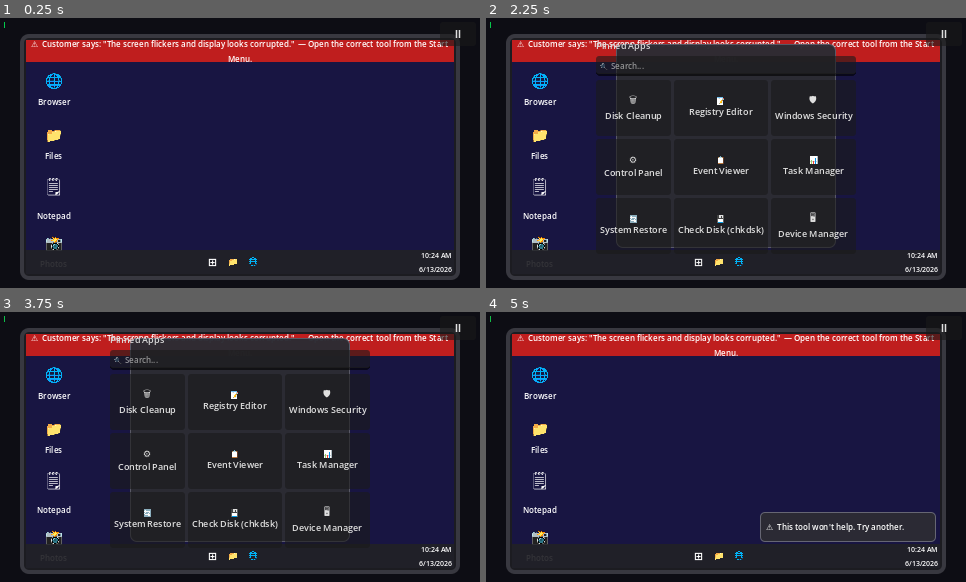
Above: before the commit, frames 1-4 (two rows, left to right).
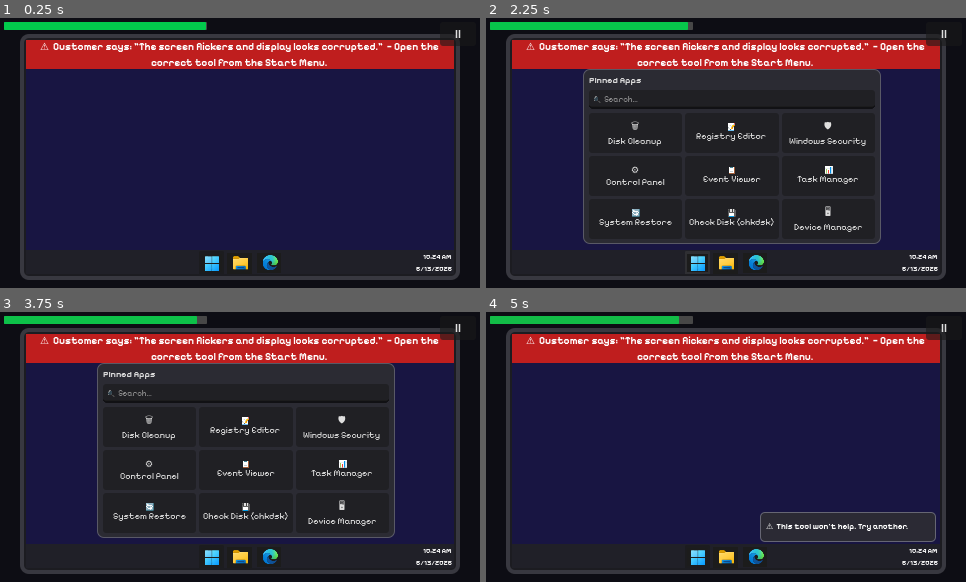
Above: after the commit, the same moments.

Repository: Raikosuu/Full-Tech-Panic_Public
Game: Godot game, scene res://scenes/minigame5_diagnostics.tscn
Same seed, same stepped clock (60 frames per second), same inputs: the game is played once before the commit and once after it. This scene is started directly instead of the project's main scene.
Inputs (mouse positions are in pixels of both pictures, inside the frame that each line leads up to; where the layout moved, square brackets give the same spot in the first picture):
- Up to frame 1 (0.25 s): no input
- Up to frame 2 (2.25 s): click "||" at 0.5 s; click "Resume" at 1.25 s; click (697, 263) [697, 261] at 2 s
- Up to frame 3 (3.75 s): click (240, 557) [235, 555] at 2.75 s; click (268, 557) [254, 555] at 3.5 s
- Up to frame 4 (5 s): click "🗑 Disk Cleanup" at 4.25 s

The runs differ from the first frame. In frame 1, 7.1% of the frame differs, in the area x 0-95%, y 1-95%; in frame 2, 18%; in frame 3, 18%; in frame 4, 7.5%.

Commit message:
altered font and layout to minigame 5
need to connect it to game state. as well as alter story dialogues and conditions

Diff:
--- a/scenes/minigame5_diagnostics.tscn
+++ b/scenes/minigame5_diagnostics.tscn
@@ -5,6 +5,10 @@
 [ext_resource type="PackedScene" uid="uid://bel8ij2nnxtvo" path="res://scenes/lose_screen.tscn" id="3_diag"]
 [ext_resource type="PackedScene" uid="uid://cgu8yawlh8ece" path="res://scenes/patience_bar.tscn" id="4_diag"]
 [ext_resource type="FontFile" uid="uid://castux4fucj02" path="res://assets/fonts/Pixelify_Sans/static/PixelifySans-Bold.ttf" id="5_diag"]
+[ext_resource type="Texture2D" uid="uid://d1ap6t6g8oqki" path="res://assets/buttons/Screenshot 2026-06-13 174952.png" id="6_v4nyh"]
+[ext_resource type="Texture2D" uid="uid://m6ta8evgxe08" path="res://assets/buttons/Screenshot 2026-06-13 175647.png" id="7_t8sal"]
+[ext_resource type="Texture2D" uid="uid://07ybm1g6qk3n" path="res://assets/buttons/Screenshot 2026-06-13 175747.png" id="8_3aldh"]
+[ext_resource type="FontFile" uid="uid://c1dh3d4255a1l" path="res://assets/fonts/Pixelify_Sans/static/PixelifySans-Regular.ttf" id="9_t8sal"]
 
 [sub_resource type="StyleBoxFlat" id="Style_MonitorBezel"]
 bg_color = Color(0.11, 0.11, 0.13, 1)
@@ -90,10 +94,13 @@
 text = "||"
 
 [node name="MinigameTimerBar" parent="PauseButtonLayer" unique_id=1509915047 instance=ExtResource("4_diag")]
+anchors_preset = 10
+anchor_right = 1.0
 offset_left = 4.0
 offset_top = 4.0
-offset_right = -44.0
-offset_bottom = 10.0
+offset_right = -273.0
+offset_bottom = 12.0
+grow_horizontal = 2
 
 [node name="ScreenUI" type="CanvasLayer" parent="." unique_id=726562350]
 
@@ -141,9 +148,10 @@
 color = Color(0.18, 0.05, 0.28, 0.35)
 
 [node name="SymptomBanner" type="Panel" parent="ScreenUI/MonitorFrame/Desktop" unique_id=2080233471]
-layout_mode = 0
-anchor_right = 1.0
-offset_bottom = 22.0
+layout_mode = 1
+anchors_preset = 10
+anchor_right = 1.0
+offset_bottom = 29.0
 grow_horizontal = 2
 theme_override_styles/panel = SubResource("Style_SymptomBanner")
 
@@ -156,11 +164,12 @@
 grow_horizontal = 2
 grow_vertical = 2
 theme_override_colors/font_color = Color(1, 1, 1, 1)
-theme_override_font_sizes/font_size = 8
+theme_override_fonts/font = ExtResource("5_diag")
+theme_override_font_sizes/font_size = 10
 text = "Loading..."
 horizontal_alignment = 1
 vertical_alignment = 1
-autowrap_mode = 1
+autowrap_mode = 2
 
 [node name="DesktopIcons" type="GridContainer" parent="ScreenUI/MonitorFrame/Desktop" unique_id=708993259]
 layout_mode = 0
@@ -182,39 +191,40 @@
 theme_override_styles/panel = SubResource("Style_Taskbar")
 
 [node name="CenterBox" type="HBoxContainer" parent="ScreenUI/MonitorFrame/Desktop/Taskbar" unique_id=945049602]
-layout_mode = 0
+layout_mode = 1
+anchors_preset = 8
 anchor_left = 0.5
 anchor_top = 0.5
 anchor_right = 0.5
 anchor_bottom = 0.5
-offset_left = -36.0
-offset_top = -9.0
-offset_right = 36.0
-offset_bottom = 9.0
-grow_horizontal = 2
-grow_vertical = 2
+offset_left = -41.0
+offset_top = -11.0
+offset_right = 127.0
+offset_bottom = 39.0
+grow_horizontal = 2
+grow_vertical = 2
+scale = Vector2(0.5, 0.5)
 theme_override_constants/separation = 2
 
 [node name="StartButton" type="Button" parent="ScreenUI/MonitorFrame/Desktop/Taskbar/CenterBox" unique_id=1693468478]
-custom_minimum_size = Vector2(18, 18)
+custom_minimum_size = Vector2(5, 5)
 layout_mode = 2
 theme_override_colors/font_color = Color(1, 1, 1, 1)
 theme_override_font_sizes/font_size = 11
-text = "⊞"
-flat = true
+icon = ExtResource("6_v4nyh")
 
 [node name="ExplorerBtn" type="Button" parent="ScreenUI/MonitorFrame/Desktop/Taskbar/CenterBox" unique_id=225013422]
 custom_minimum_size = Vector2(18, 18)
 layout_mode = 2
 theme_override_font_sizes/font_size = 10
-text = "📁"
+icon = ExtResource("7_t8sal")
 flat = true
 
 [node name="BrowserBtn" type="Button" parent="ScreenUI/MonitorFrame/Desktop/Taskbar/CenterBox" unique_id=1917280618]
 custom_minimum_size = Vector2(18, 18)
 layout_mode = 2
 theme_override_font_sizes/font_size = 10
-text = "🌐"
+icon = ExtResource("8_3aldh")
 flat = true
 
 [node name="ClockLabel" type="Label" parent="ScreenUI/MonitorFrame/Desktop/Taskbar" unique_id=1610241511]
@@ -230,27 +240,30 @@
 grow_horizontal = 0
 grow_vertical = 2
 theme_override_colors/font_color = Color(1, 1, 1, 1)
+theme_override_fonts/font = ExtResource("5_diag")
 theme_override_font_sizes/font_size = 7
 text = "10:24 AM"
 horizontal_alignment = 2
 vertical_alignment = 1
 
 [node name="StartMenu" type="Panel" parent="ScreenUI/MonitorFrame/Desktop" unique_id=1838145956]
-layout_mode = 0
+layout_mode = 1
+anchors_preset = 7
 anchor_left = 0.5
 anchor_top = 1.0
 anchor_right = 0.5
 anchor_bottom = 1.0
-offset_left = -110.0
-offset_top = -230.0
-offset_right = 110.0
-offset_bottom = -26.0
+offset_left = -143.0
+offset_top = -205.0
+offset_right = 155.0
+offset_bottom = -30.0
 grow_horizontal = 2
 grow_vertical = 0
 theme_override_styles/panel = SubResource("Style_StartMenu")
 
 [node name="StartMenuLayout" type="VBoxContainer" parent="ScreenUI/MonitorFrame/Desktop/StartMenu" unique_id=2096331812]
-layout_mode = 0
+layout_mode = 1
+anchors_preset = 15
 anchor_right = 1.0
 anchor_bottom = 1.0
 offset_left = 6.0
@@ -264,27 +277,31 @@
 [node name="MenuTitle" type="Label" parent="ScreenUI/MonitorFrame/Desktop/StartMenu/StartMenuLayout" unique_id=1462960028]
 layout_mode = 2
 theme_override_colors/font_color = Color(0.85, 0.85, 0.85, 1)
+theme_override_fonts/font = ExtResource("5_diag")
 theme_override_font_sizes/font_size = 9
 text = "Pinned Apps"
 
 [node name="SearchBar" type="LineEdit" parent="ScreenUI/MonitorFrame/Desktop/StartMenu/StartMenuLayout" unique_id=907058265]
 custom_minimum_size = Vector2(0, 18)
 layout_mode = 2
+theme_override_fonts/font = ExtResource("9_t8sal")
 theme_override_font_sizes/font_size = 8
 placeholder_text = "🔍  Search..."
 
 [node name="AppGrid" type="GridContainer" parent="ScreenUI/MonitorFrame/Desktop/StartMenu/StartMenuLayout" unique_id=943890078]
 layout_mode = 2
+size_flags_vertical = 3
 theme_override_constants/h_separation = 3
 theme_override_constants/v_separation = 3
 columns = 3
 
 [node name="DiagnosticWindow" type="Panel" parent="ScreenUI/MonitorFrame/Desktop" unique_id=1578413704]
-layout_mode = 0
-offset_left = 54.0
-offset_top = 24.0
-offset_right = 426.0
-offset_bottom = 216.0
+visible = false
+layout_mode = 0
+offset_left = 72.0
+offset_top = 29.0
+offset_right = 368.0
+offset_bottom = 205.0
 theme_override_styles/panel = SubResource("Style_DiagWindow")
 
 [node name="TitleBar" type="Panel" parent="ScreenUI/MonitorFrame/Desktop/DiagnosticWindow" unique_id=1968883749]
@@ -303,6 +320,7 @@
 grow_horizontal = 2
 grow_vertical = 2
 theme_override_colors/font_color = Color(0.1, 0.1, 0.1, 1)
+theme_override_fonts/font = ExtResource("5_diag")
 theme_override_font_sizes/font_size = 9
 text = "Tool"
 vertical_alignment = 1
@@ -354,12 +372,12 @@
 [node name="StatusLabel" type="Label" parent="ScreenUI/MonitorFrame/Desktop/DiagnosticWindow/WindowBody" unique_id=1557016990]
 layout_mode = 2
 theme_override_colors/font_color = Color(0.2, 0.2, 0.5, 1)
+theme_override_fonts/font = ExtResource("5_diag")
 theme_override_font_sizes/font_size = 9
 text = "Ready."
 autowrap_mode = 3
 
 [node name="ScanProgress" type="ProgressBar" parent="ScreenUI/MonitorFrame/Desktop/DiagnosticWindow/WindowBody" unique_id=2068267613]
-visible = false
 custom_minimum_size = Vector2(0, 10)
 layout_mode = 2
 show_percentage = false
@@ -382,6 +400,7 @@
 custom_minimum_size = Vector2(0, 22)
 layout_mode = 2
 size_flags_horizontal = 3
+theme_override_fonts/font = ExtResource("5_diag")
 theme_override_font_sizes/font_size = 9
 text = "▶  Run Scan"
 
@@ -389,11 +408,13 @@
 custom_minimum_size = Vector2(0, 22)
 layout_mode = 2
 size_flags_horizontal = 3
+theme_override_fonts/font = ExtResource("5_diag")
 theme_override_font_sizes/font_size = 9
 disabled = true
 text = "✔  Apply Fix"
 
 [node name="NotificationToast" type="Panel" parent="ScreenUI/MonitorFrame/Desktop" unique_id=1088467297]
+visible = false
 layout_mode = 0
 anchor_left = 1.0
 anchor_top = 1.0
@@ -418,6 +439,7 @@
 grow_horizontal = 2
 grow_vertical = 2
 theme_override_colors/font_color = Color(1, 1, 1, 1)
+theme_override_fonts/font = ExtResource("5_diag")
 theme_override_font_sizes/font_size = 8
 vertical_alignment = 1
 autowrap_mode = 3
--- a/scripts/minigame5_diagnostics.gd
+++ b/scripts/minigame5_diagnostics.gd
@@ -149,6 +149,14 @@
 # No SubViewport — all nodes live directly under Desktop in ScreenUI
 const _VP := "ScreenUI/MonitorFrame/Desktop"
 
+# ── Fonts ──────────────────────────────────────────────────────────────────────
+const _FONT_BOLD    := preload("res://assets/fonts/Pixelify_Sans/static/PixelifySans-Bold.ttf")
+const _FONT_REGULAR := preload("res://assets/fonts/Pixelify_Sans/static/PixelifySans-Regular.ttf")
+
+func _apply_font(node: Control, bold: bool = false, size: int = 10) -> void:
+	node.add_theme_font_override("font", _FONT_BOLD if bold else _FONT_REGULAR)
+	node.add_theme_font_size_override("font_size", size)
+
 func _on_minigame_ready() -> void:
 	_symptom_label  = get_node(_VP + "/SymptomBanner/SymptomLabel")
 	_start_button   = get_node(_VP + "/Taskbar/CenterBox/StartButton")
@@ -177,7 +185,6 @@
 	_clock_label.text = "10:24 AM\n6/13/2026"
 
 	_build_start_menu()
-	_build_desktop_icons()
 
 	_start_button.pressed.connect(_toggle_start_menu)
 	_scan_button.pressed.connect(_on_scan_pressed)
@@ -205,36 +212,11 @@
 		var tool_data: Dictionary = tools[i]
 		var btn := Button.new()
 		btn.text = "%s\n%s" % [tool_data["icon"], tool_data["name"]]
-		btn.custom_minimum_size = Vector2(68, 56)
-		btn.add_theme_font_size_override("font_size", 9)
+		btn.custom_minimum_size = Vector2(40, 40)
+		btn.size_flags_horizontal = Control.SIZE_EXPAND_FILL
+		_apply_font(btn, false, 9)
 		btn.pressed.connect(_on_tool_selected.bind(tool_data["name"]))
 		_app_grid.add_child(btn)
-
-func _build_desktop_icons() -> void:
-	var icons := [
-		{"icon": "🌐", "label": "Browser"},
-		{"icon": "📁", "label": "Files"},
-		{"icon": "🗒", "label": "Notepad"},
-		{"icon": "📸", "label": "Photos"},
-	]
-	for ic in icons:
-		var vbox := VBoxContainer.new()
-		vbox.custom_minimum_size = Vector2(48, 52)
-
-		var ico_lbl := Label.new()
-		ico_lbl.text = ic["icon"]
-		ico_lbl.add_theme_font_size_override("font_size", 18)
-		ico_lbl.horizontal_alignment = HORIZONTAL_ALIGNMENT_CENTER
-
-		var name_lbl := Label.new()
-		name_lbl.text = ic["label"]
-		name_lbl.add_theme_font_size_override("font_size", 8)
-		name_lbl.horizontal_alignment = HORIZONTAL_ALIGNMENT_CENTER
-		name_lbl.add_theme_color_override("font_color", Color.WHITE)
-
-		vbox.add_child(ico_lbl)
-		vbox.add_child(name_lbl)
-		_desktop_icons.add_child(vbox)
 
 func _toggle_start_menu() -> void:
 	_start_menu.visible = not _start_menu.visible
@@ -277,7 +259,7 @@
 	for line in _scenario["scan_results"]:
 		var lbl := Label.new()
 		lbl.text = "  • " + line
-		lbl.add_theme_font_size_override("font_size", 10)
+		_apply_font(lbl, false, 10)
 		lbl.add_theme_color_override("font_color", Color(0.15, 0.15, 0.15))
 		_results_list.add_child(lbl)
 
@@ -285,7 +267,7 @@
 
 	var fix_hdr := Label.new()
 	fix_hdr.text = "Select the correct fix:"
-	fix_hdr.add_theme_font_size_override("font_size", 10)
+	_apply_font(fix_hdr, true, 10)
 	fix_hdr.add_theme_color_override("font_color", Color(0.1, 0.1, 0.4))
 	_results_list.add_child(fix_hdr)
 
@@ -298,7 +280,17 @@
 		var cb := CheckBox.new()
 		cb.text = opt_text
 		cb.button_group = _button_group
-		cb.add_theme_font_size_override("font_size", 10)
+		_apply_font(cb, false, 10)
+		cb.add_theme_color_override("font_color", Color(0.05, 0.05, 0.05))
+		cb.add_theme_color_override("font_hover_color", Color(0.05, 0.05, 0.05))
+		cb.add_theme_color_override("font_pressed_color", Color(0.05, 0.05, 0.05))
+		var hover_style := StyleBoxFlat.new()
+		hover_style.bg_color = Color(0.75, 0.75, 0.75, 1)
+		hover_style.corner_radius_top_left = 3
+		hover_style.corner_radius_top_right = 3
+		hover_style.corner_radius_bottom_left = 3
+		hover_style.corner_radius_bottom_right = 3
+		cb.add_theme_stylebox_override("hover", hover_style)
 		cb.toggled.connect(_on_option_toggled)
 		_results_list.add_child(cb)
 		_fix_options.append(cb)
Binary file added: assets/buttons/Screenshot 2026-06-13 174952.png
Not shown, added: assets/buttons/Screenshot 2026-06-13 174952.png.import
Binary file added: assets/buttons/Screenshot 2026-06-13 175647.png
Not shown, added: assets/buttons/Screenshot 2026-06-13 175647.png.import
Binary file added: assets/buttons/Screenshot 2026-06-13 175747.png
Not shown, added: assets/buttons/Screenshot 2026-06-13 175747.png.import
